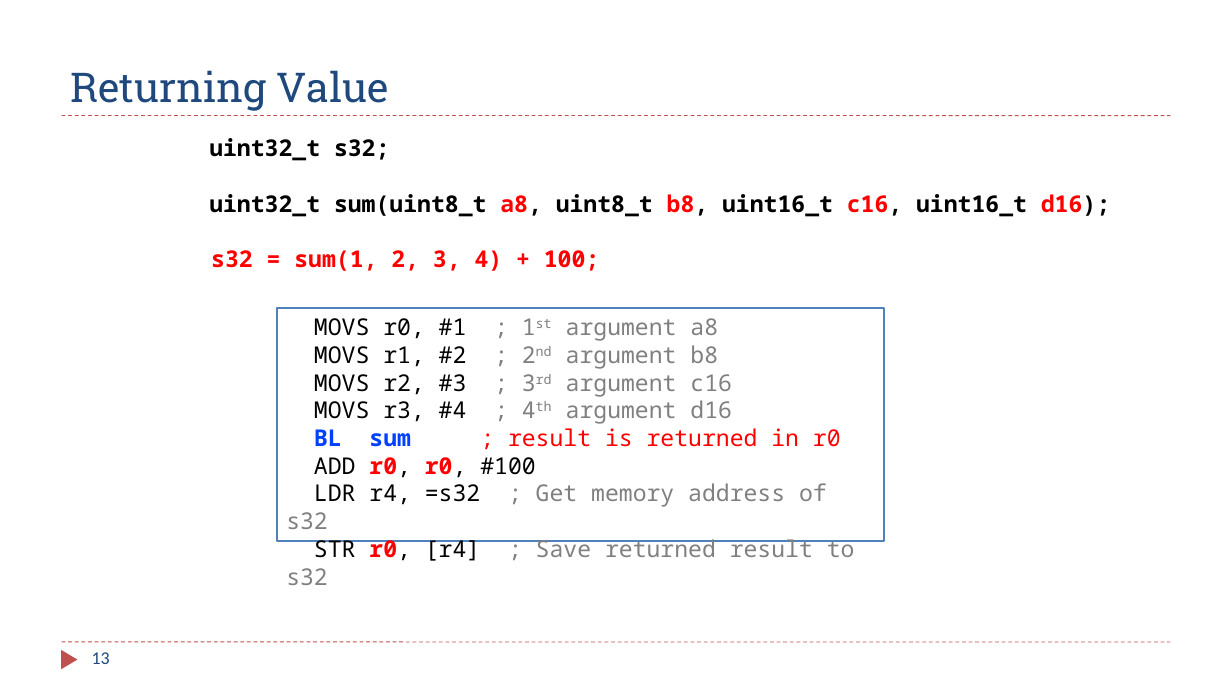
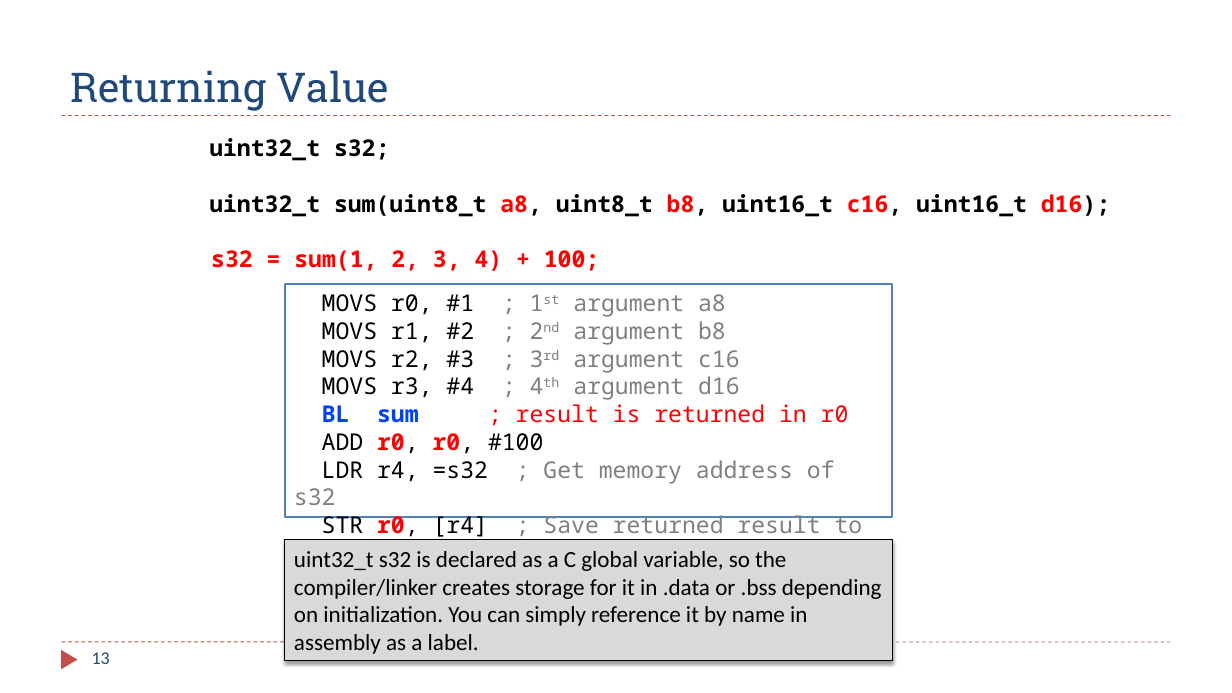
Before and after one commit to guhofstra/CSC111Fa25, a slide deck: slide 13 of PPTs/Ch8_ARM_Subroutines_1_Parameters_Registers.pptx. Drawn at 1232x693 pixels with LibreOffice and Linux fonts; fonts in the diff are those of the drawing. Boxes give left, top, right and bottom in pixels: in the first picture for what was removed or moved away, otherwise in the second. Text is boxed around its words. In the diff, an @@ line names an element or a change of style, - is before the commit and + after.

```diff
--- a/PPTs/Ch8_ARM_Subroutines_1_Parameters_Registers.pptx
+++ b/PPTs/Ch8_ARM_Subroutines_1_Parameters_Registers.pptx
@@ rectangle "MOVS r0, #1 ; 1st ...": place and size @@
-rectangle "MOVS r0, #1 ; 1st ..." at bbox=[277, 308, 884, 541]
+rectangle "MOVS r0, #1 ; 1st ..." at bbox=[285, 284, 892, 517]
@@ rectangle added at bbox=[285, 540, 892, 661], fill #D9D9D9, outline #000000 0.75 pt, 18 pt, text #000000 @@
+uint32_t s32 is declared as a C global variable, so the compiler/linker creates storage for it in .data or .bss depending on initialization. You can simply reference it by name in assembly as a label.
```
Also in this commit, not shown: 3 other slides changed, 3 other files.
